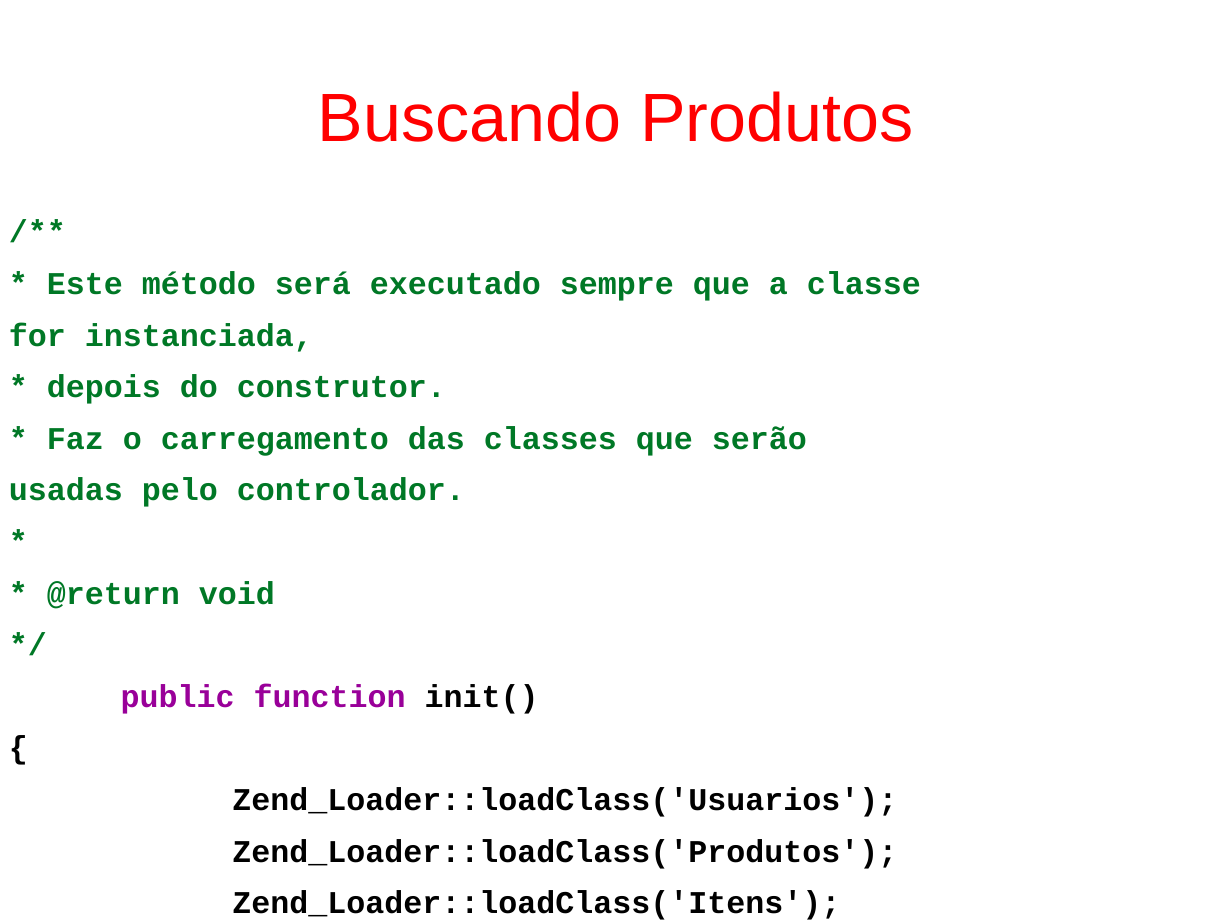
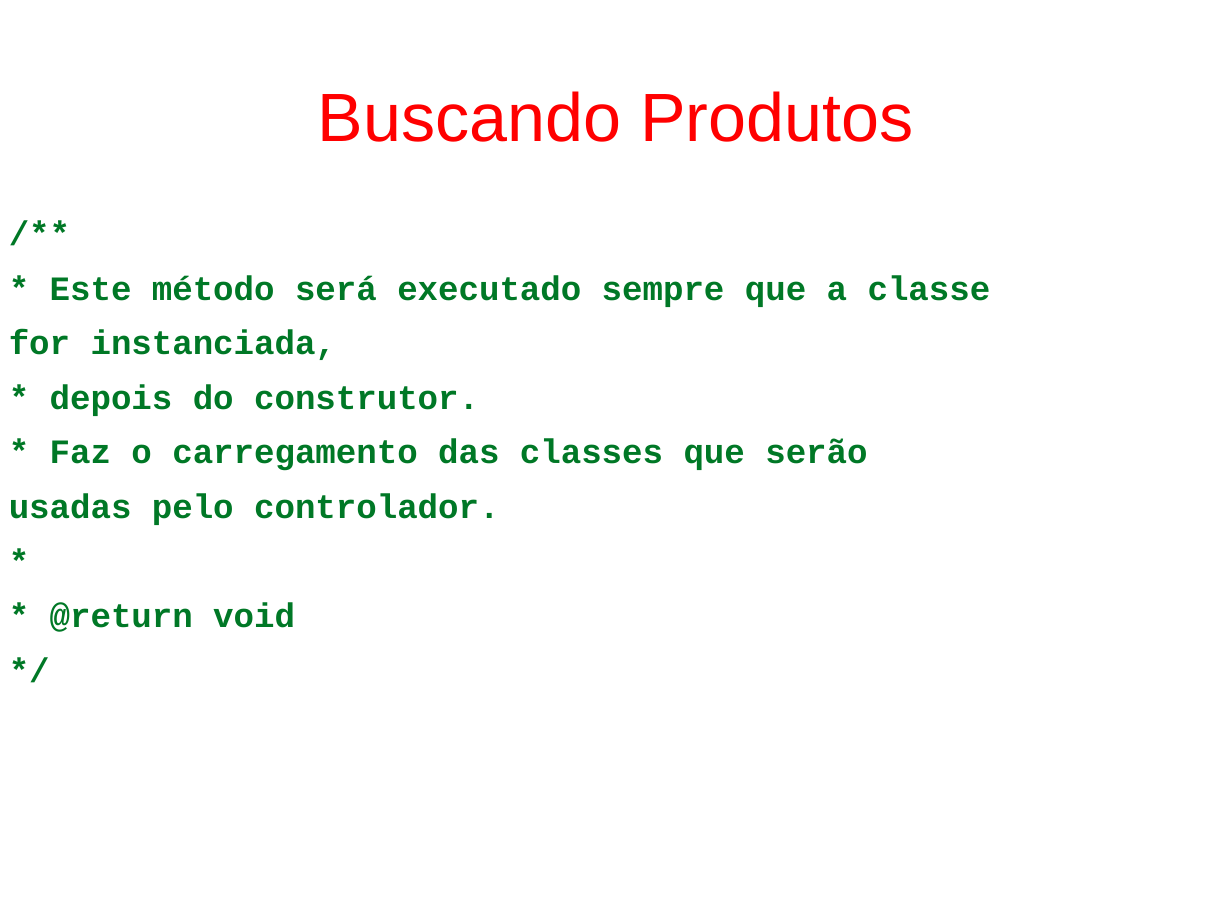
Before and after one commit to fgsl/lojasacme, a slide deck: slide 132 of docs/tutorial.odp. Drawn at 1232x924 pixels with LibreOffice and Linux fonts; fonts in the diff are those of the drawing. Boxes give left, top, right and bottom in pixels: in the first picture for what was removed or moved away, otherwise in the second. Text is boxed around its words. In the diff, an @@ line names an element or a change of style, - is before the commit and + after.

```diff
--- a/docs/tutorial.odp
+++ b/docs/tutorial.odp
@@ text "/**" at <box>9,275,991,632</box>: size 20.4 to 22 pt @@
@@ text at <box>121,684,897,920</box>: paragraphs removed @@
-public function init()
-{
-Zend_Loader::loadClass('Usuarios');
-Zend_Loader::loadClass('Produtos');
-Zend_Loader::loadClass('Itens');
-Zend_Loader::loadClass('Pedidos');
-}
```
Also in this commit, not shown: 34 other slides changed, 1 other file.
